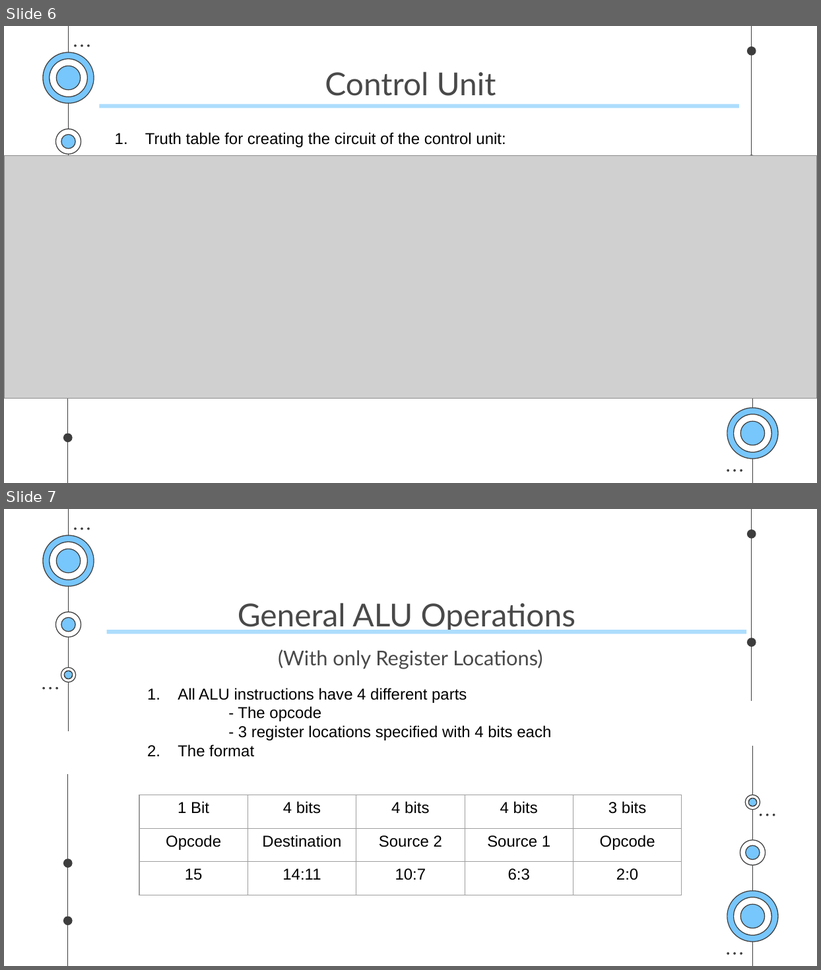
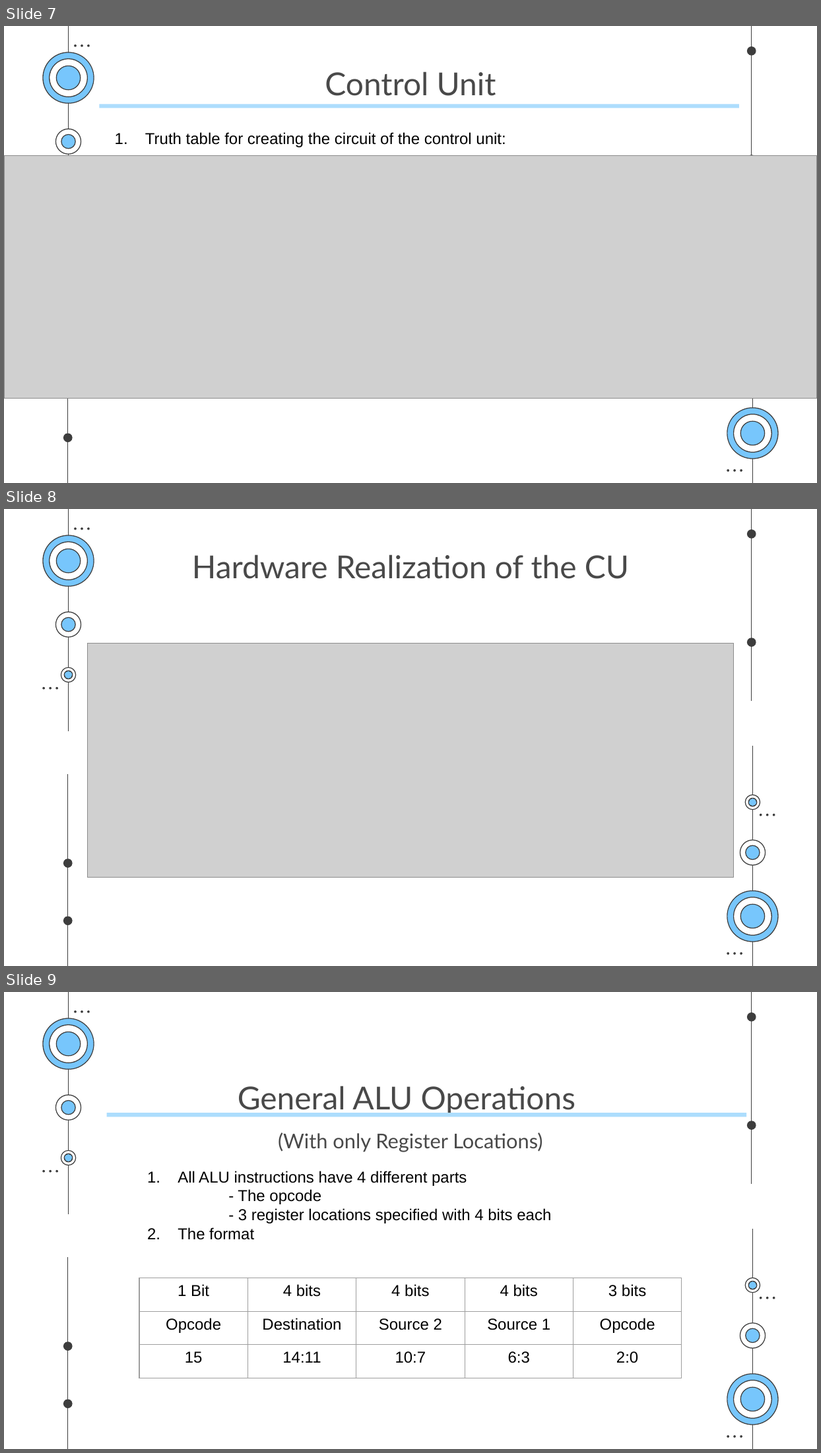
Before and after one commit to kwabenadarkwa/micro-lafentika, a slide deck: presentation_micro_p.pptx. Shown one above the other, each under a label of ours: slides 6 and 7 before the commit, slides 7, 8 and 9 after it. The pictures are 821x970 and 821x1453 pixels, drawn with LibreOffice and Linux fonts; fonts in the diff are those of the drawing; grey boxes stand for pictures. Boxes give left, top, right and bottom in pixels: in the first picture for what was removed or moved away, otherwise in the second. Text is boxed around its words. In the diff, an @@ line names an element or a change of style, - is before the commit and + after.

```diff
--- a/presentation_micro_p.pptx
+++ b/presentation_micro_p.pptx
@@ slide 8 added at [4,509,817,966], background #FFFFFF; not listed: 48 template elements that a slide beside it also shows @@
@@ title added at [192,555,629,579], 28 pt, text #494949 @@
+Hardware Realization of the CU
@@ picture added at [87,643,734,877] @@
@@ what was slide 6 is now slide 7 @@
@@ what was slide 7 is now slide 9 @@
```
Also in this commit, not shown: 7 slides changed, 4 other slides added, 2 other files.
